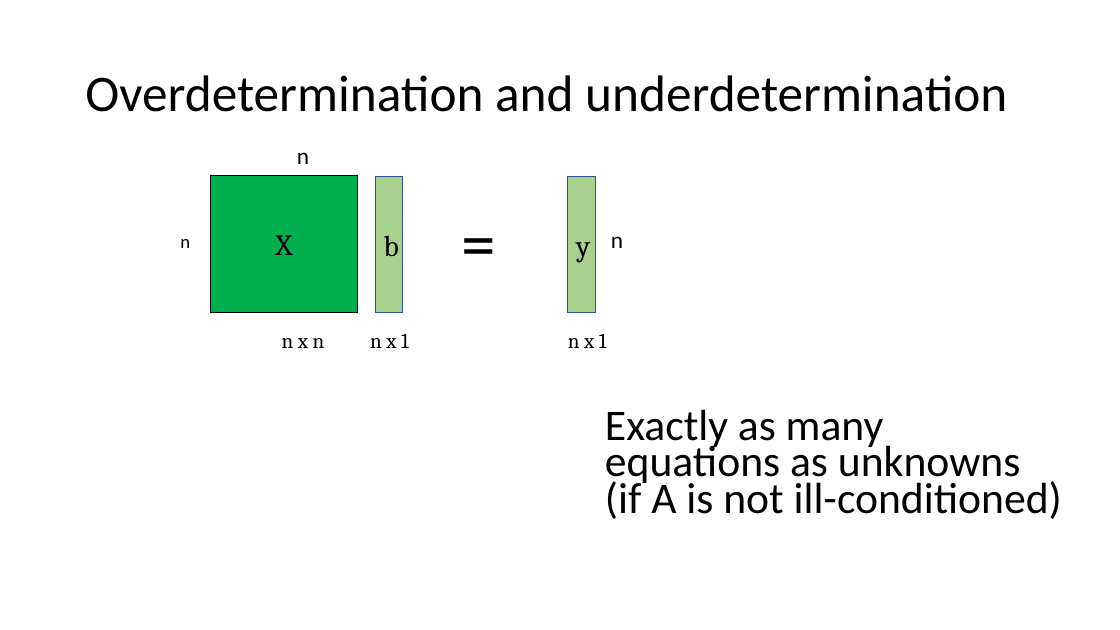
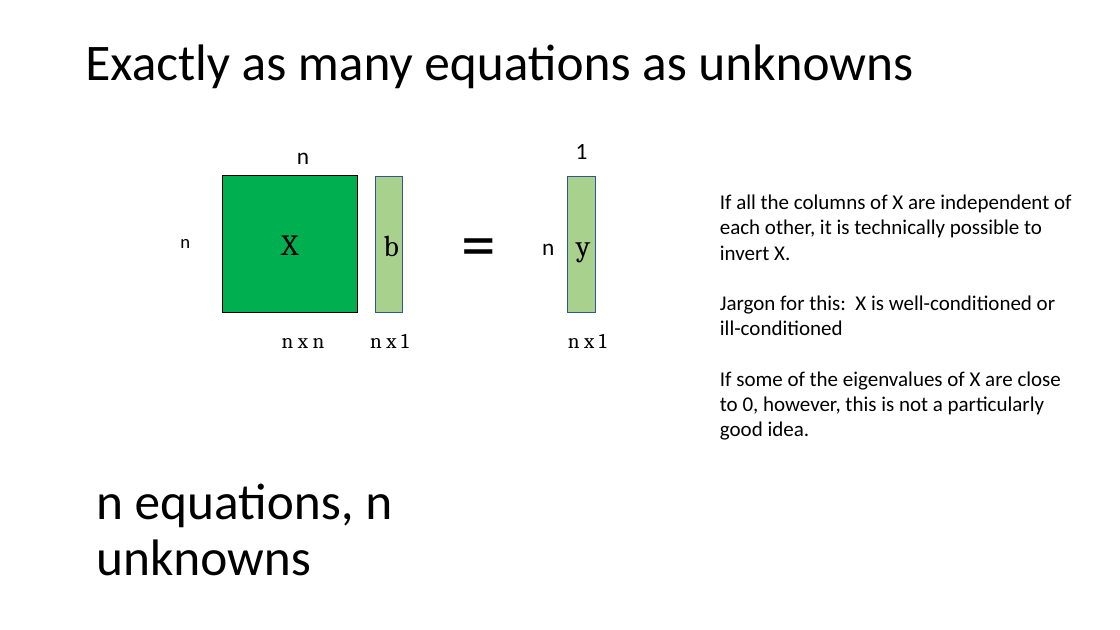
Before and after one commit to wltrimbl/uchicago-data221, a slide deck: slide 2 of slides/LINALG-SCRAPS.pptx. Drawn at 1120x630 pixels with LibreOffice and Linux fonts; fonts in the diff are those of the drawing. Boxes give left, top, right and bottom in pixels: in the first picture for what was removed or moved away, otherwise in the second. Text is boxed around its words. In the diff, an @@ line names an element or a change of style, - is before the commit and + after.

```diff
--- a/slides/LINALG-SCRAPS.pptx
+++ b/slides/LINALG-SCRAPS.pptx
@@ title at [85,44,913,89]: text changed @@
-Overdetermination and underdetermination
+Exactly as many equations as unknowns
@@ text added at [576,144,588,159], 20 pt, text #000000 @@
+1
@@ rectangle "X": place and size @@
-rectangle "X" at [210,176,357,313]
+rectangle "X" at [222,176,357,313]
@@ text added at [720,194,1071,440], 18 pt, text #000000 @@
+If all the columns of X are independent of each other, it is technically possible to invert X.
+Jargon for this: X is well-conditioned or ill-conditioned
+If some of the eigenvalues of X are close to 0, however, this is not a particularly good idea.
@@ text "n": place and size @@
-text "n" at [611,236,623,248]
+text "n" at [542,243,554,255]
@@ text removed at [605,409,1062,519] @@
-Exactly as many equations as unknowns (if A is not ill-conditioned)
@@ text added at [96,483,392,576], 44 pt, text #000000 @@
+n equations, n unknowns
```
Also in this commit, not shown: 3 other slides changed, 6 slides added, 1 slide removed, 48 other files.
